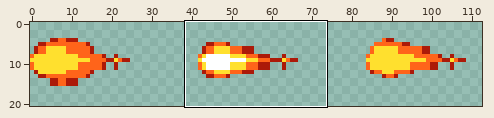
Sprite sheet: guns/doomshell/doomsshotgun/bulletmuzzle3.png. The first picture is a wide view before the edit; the outline marks the close-up.
Close-up. Before:
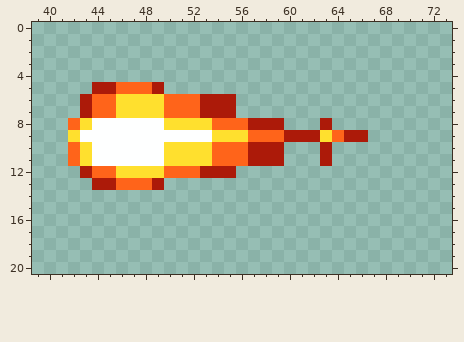
The file is 126x21 pixels. Shown: x 39..73, y 0..20. The wide view leaves out empty margins.
New version:
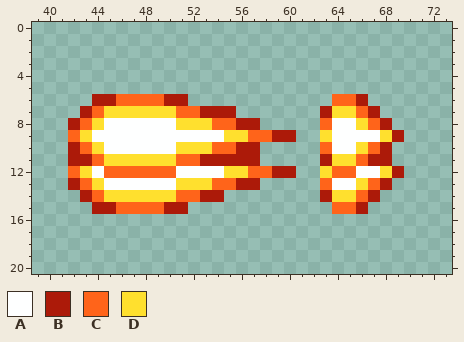
Palette (. is transparent): A #feffff  B #ac1a09  C #ff641a  D #ffe02e
Difference:
Changed rows in their new state; - is an unchanged pixel.
first column x 42:
 5 --......--------------------
 6 -.BBCCCCBB....--------CCB---
 7 ---D----D------------BDDCB--
 8 BCD-----A-----B-..---CAADCB-
 9 CD----------A----B-..-AAAADB
10 BCD-----A-----B-..---CAADCB-
11 BBCDDDDD-CCBBBB-..----DDCBB-
12 CDA-CCCC-AAAADDCCBB--DCCAADB
13 BCDAAAAAADDDCCBB-----CAADCB-
14 -BCDDDDDDCCBB--------BDDCB--
15 --BBCCCCBB------------CCB---
Changed places in both close-ups, as pixel boxes (x1, y1, x2, y2):
changed: (68, 82, 404, 214)
